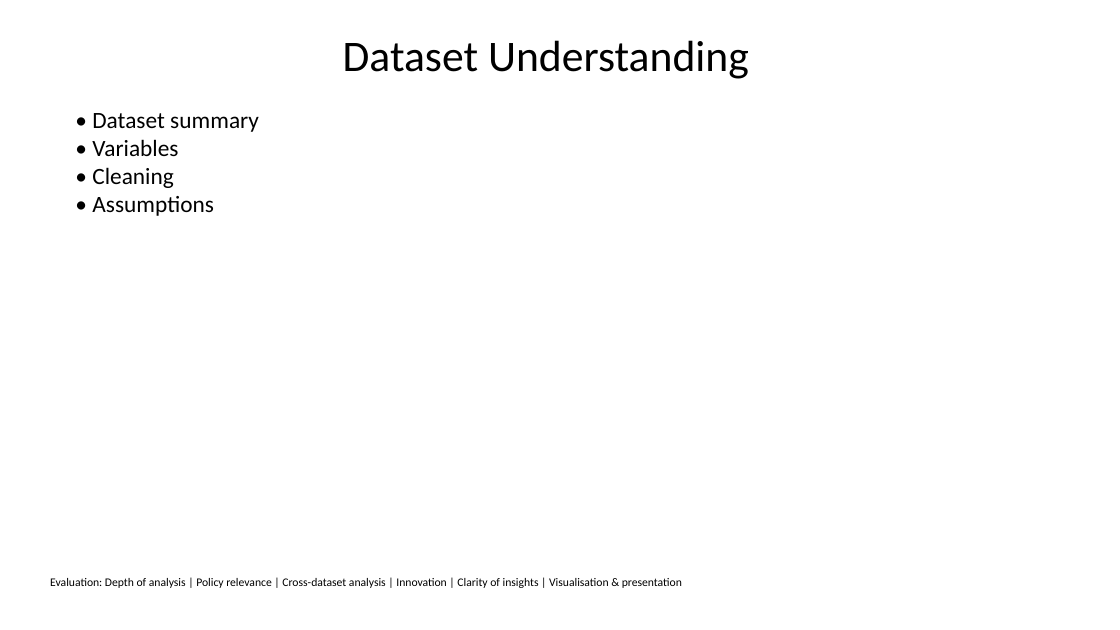
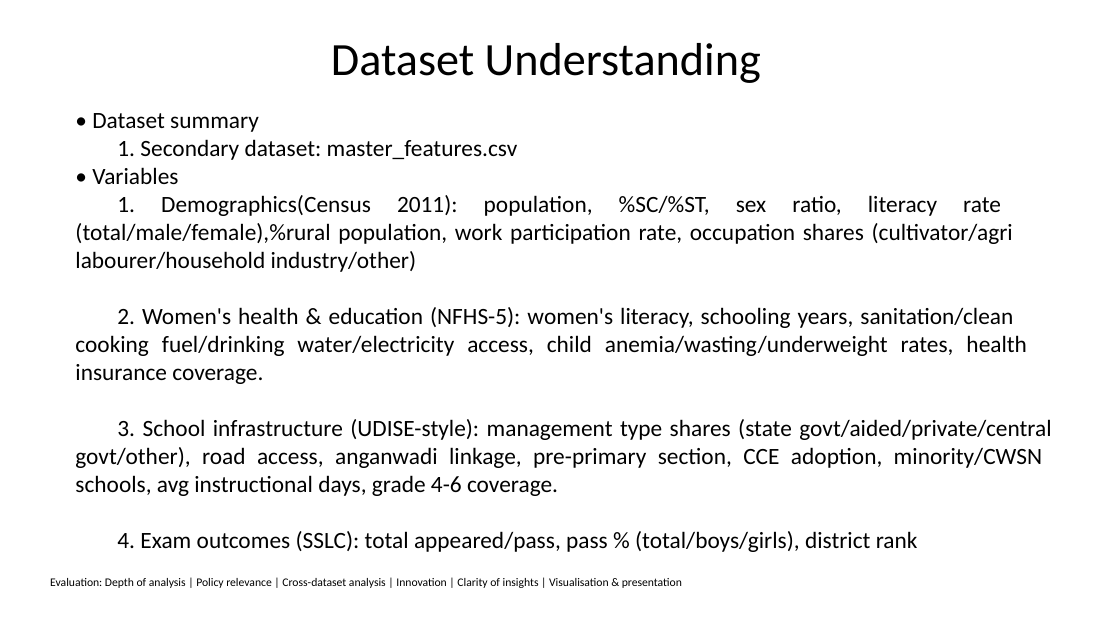
Before and after one commit to AvinandanPatel/infinity, a slide deck: slide 3 of slides.pptx. Drawn at 1120x630 pixels with LibreOffice and Linux fonts; fonts in the diff are those of the drawing. Boxes give left, top, right and bottom in pixels: in the first picture for what was removed or moved away, otherwise in the second. Text is boxed around its words. In the diff, an @@ line names an element or a change of style, - is before the commit and + after.

```diff
--- a/slides.pptx
+++ b/slides.pptx
@@ title "Dataset Understanding" at (x1=331, y1=43, x2=761, y2=83): size 37.4 to 39.6 pt; line spacing 0.8 to 1 @@
@@ text at (x1=92, y1=113, x2=259, y2=184): alignment left to justified @@
@@ text at (x1=117, y1=139, x2=518, y2=160): paragraph added @@
+1. Secondary dataset: master_features.csv
@@ text at (x1=75, y1=195, x2=1051, y2=552): text changed @@
-• Cleaning
-• Assumptions
+1. Demographics(Census 2011): population, %SC/%ST, sex ratio, literacy rate (total/male/female),%rural population, work participation rate, occupation shares (cultivator/agri labourer/household industry/other)
+2. Women's health & education (NFHS-5): women's literacy, schooling years, sanitation/clean cooking fuel/drinking water/electricity access, child anemia/wasting/underweight rates, health insurance coverage.
+3. School infrastructure (UDISE-style): management type shares (state govt/aided/private/central govt/other), road access, anganwadi linkage, pre-primary section, CCE adoption, minority/CWSN schools, avg instructional days, grade 4-6 coverage.
+4. Exam outcomes (SSLC): total appeared/pass, pass % (total/boys/girls), district rank
```
Also in this commit, not shown: 5 other slides changed, 5 slides added, 5 slides removed, 6 other files.
